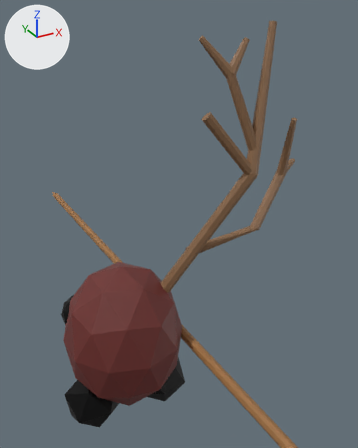
The glTF model public/models/azuki_king.glb, before and after one commit.
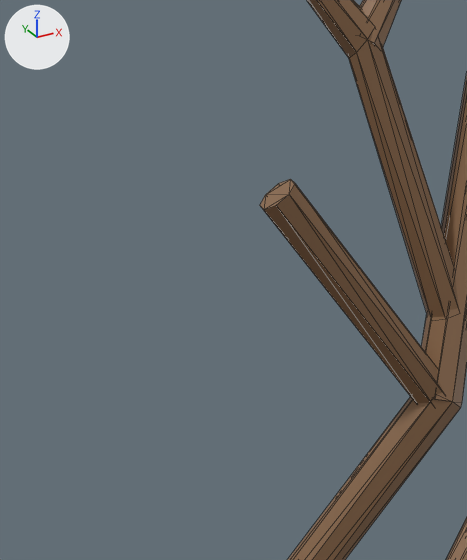
There are two pictures of each version: one whole from a 50 mm lens placed at (-2.53, -6.51, 6.47), pointed at (1.08, 0.05, 3.19), one close up on the part from 36% to 72% of the width and 14% to 49% of the height. Lighting does not change. The marker at upper left points along +X, +Y and +Z. The close-ups show mesh edges as thin lines. Where no turn or scale is listed for an object, it has been applied to the vertices. Vertices at the same position are counted once.

Objects in the first close-up: 'Antler'.
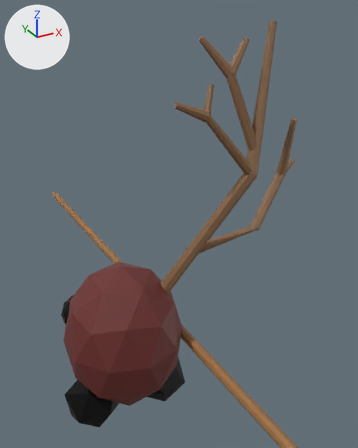
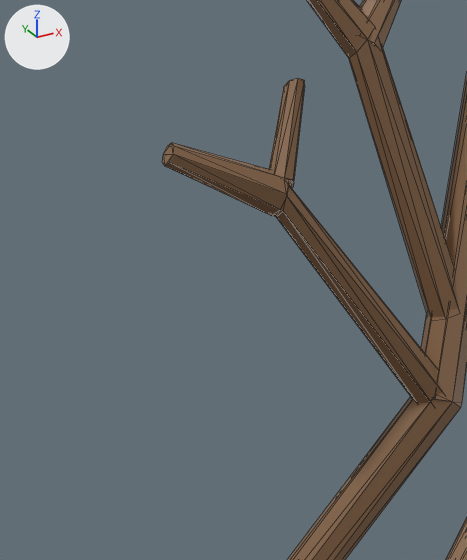
Commit message: Add one more fork to antlers

The change, as JSON lines over the scene's bpy script:
```json
{"block": "me_circle_002", "where": "# used by ob_antler; location = (0.617, -0.538, 2.162)"}
{"op": "remove", "block": "me_circle_002", "code": "me_circle_002.from_pydata(...)  # 144 vertices, 264 faces; spans x -0.08..2.59, y -0.37..0.42, z -0.03..4.12"}
{"op": "add", "block": "me_circle_002", "code": "me_circle_002.from_pydata(...)  # 176 vertices, 324 faces; spans x -0.08..2.59, y -0.37..0.42, z -0.03..4.12"}
{"block": "me_circle_002", "change": "me_circle_002 part 1: a new loose piece of 16 vertices spanning x 0.45..0.72, y -0.17..0.07, z 2.9..3.32, in mat_brown (brown #896648)"}
{"block": "me_circle_002", "change": "me_circle_002 part 2"}
{"block": "me_circle_002", "change": "6 faces are deleted"}
{"block": "me_circle_002", "change": "8 vertices move from x 0.44..0.57, y -0.21..-0.04, z 2.86..2.96 to x 0.49..0.52, y -0.21..-0.04, z 2.83..3.0"}
{"block": "me_circle_002", "change": "16 vertices are added at x 0.04..0.54, y -0.21..-0.02, z 2.84..3.14"}
{"block": "me_circle_002", "change": "38 new faces join them"}
```

Boxes [x1, y1, x2, y2] around the edits, measured in the close-ups (467 x 560 px):
```json
{"object": "Antler", "change": "reshaped", "before": [260, 0, 467, 560], "after": [162, 0, 467, 560]}
{"part": 1, "of": "me_circle_002", "change": "added", "after": [269, 78, 305, 188], "on screen": "brown"}
{"part": 2, "of": "me_circle_002", "change": "built on", "before": [260, 179, 443, 404], "after": [162, 143, 443, 404]}
```
